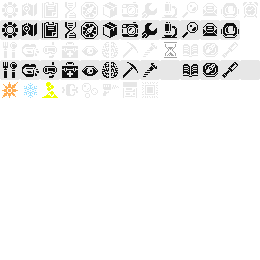
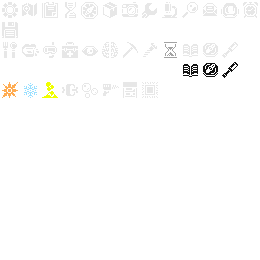
The second (260, 260) image is a revision of the first. Changes to its layers:
added layer "图层 12" above "图层 252 拷贝 2" over box(2, 22, 18, 38)
painted on "图层 252 拷贝 2" over box(0, 20, 260, 80)
